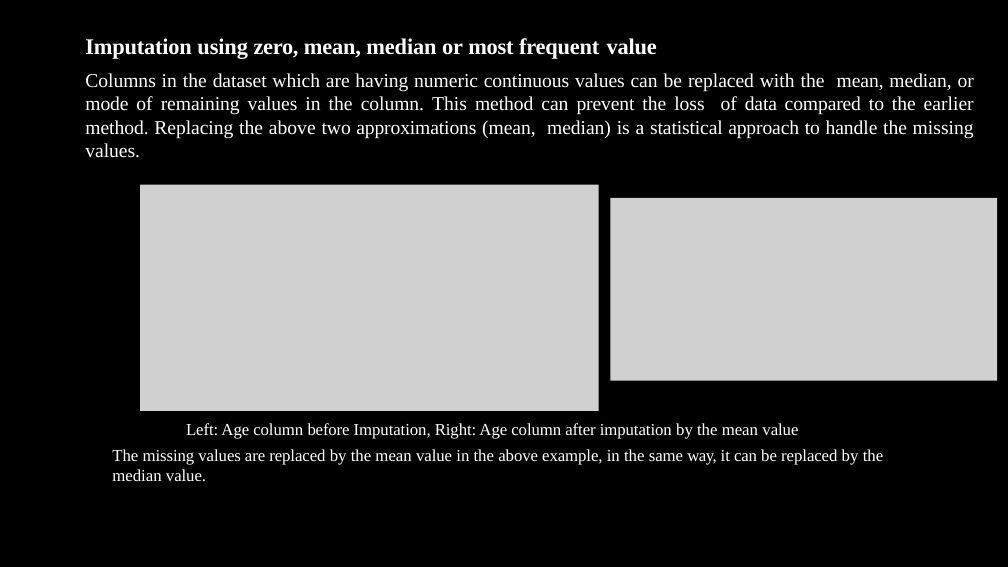
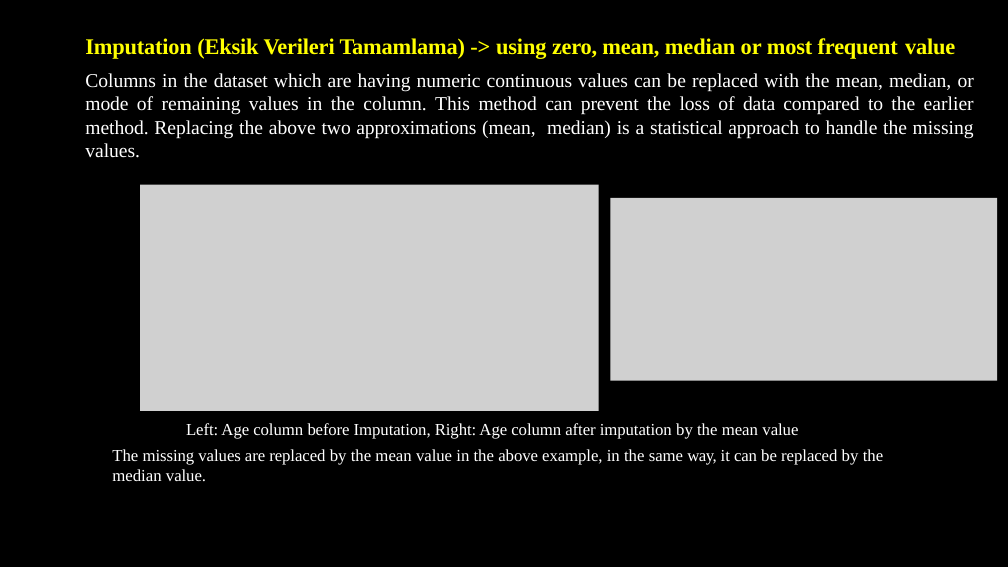
Before and after one commit to akaraci/Makine-Ogrenmesi, a slide deck: slide 17 of Sunular/MÖT-Hafta-2.pptx (slide 13 before the commit). Drawn at 1008x567 pixels with LibreOffice and Linux fonts; fonts in the diff are those of the drawing; grey boxes stand for pictures. Boxes give left, top, right and bottom in pixels: in the first picture for what was removed or moved away, otherwise in the second. Text is boxed around its words. In the diff, an @@ line names an element or a change of style, - is before the commit and + after.

```diff
--- a/Sunular/MÖT-Hafta-2.pptx
+++ b/Sunular/MÖT-Hafta-2.pptx
@@ title at [85,38,955,59]: text changed; text colour #FFFFFF to #FFFF00 @@
-Imputation using zero, mean, median or most frequent value
+Imputation (Eksik Verileri Tamamlama) -> using zero, mean, median or most frequent value
```
Also in this commit, not shown: 8 other slides changed, 8 slides added, 2 slides removed.
